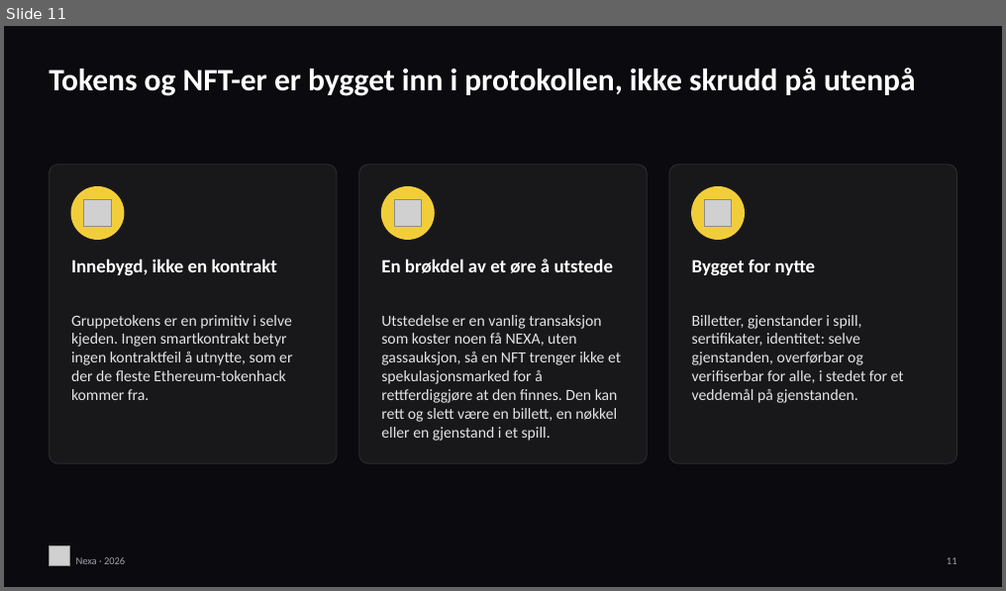
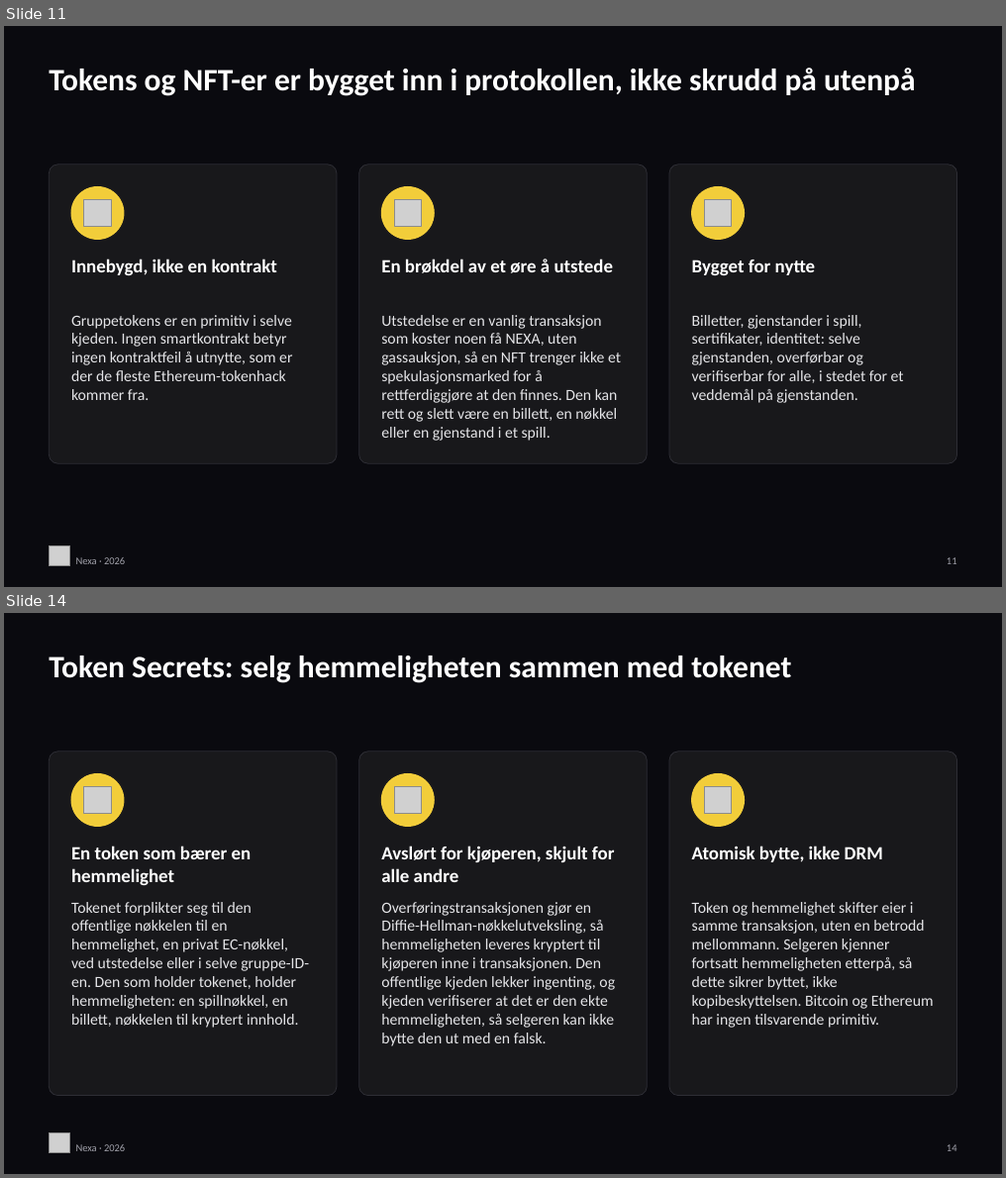
Before and after one commit to jQrgen/presentations, a slide deck: docs/nexa-vs-bitcoin-ethereum/Nexa-vs-Bitcoin-Ethereum-NO.pptx. Shown one above the other, each under a label of ours: slide 11 before the commit, slides 11 and 14 after it; the slides between them are not shown. The pictures are 1006x591 and 1006x1178 pixels, drawn with LibreOffice and Linux fonts; fonts in the diff are those of the drawing; grey boxes stand for pictures. Boxes give left, top, right and bottom in pixels: in the first picture for what was removed or moved away, otherwise in the second. Text is boxed around its words. In the diff, an @@ line names an element or a change of style, - is before the commit and + after.

Commit message:
Nexa deck: authority batons, Token Secrets, wallet identity and payments, Tailstorm (19 slides)

```diff
--- a/docs/nexa-vs-bitcoin-ethereum/Nexa-vs-Bitcoin-Ethereum-NO.pptx
+++ b/docs/nexa-vs-bitcoin-ethereum/Nexa-vs-Bitcoin-Ethereum-NO.pptx
@@ slide 14 added at (4, 613, 1002, 1174), background #0A0A0F @@
@@ text added at (49, 656, 791, 683), 30 pt, text #FFFFFF, bold @@
+Token Secrets: selg hemmeligheten sammen med tokenet
@@ rounded rectangle added at (49, 752, 337, 1096), fill #18181B, outline #2E2E35 0.75 pt @@
@@ rounded rectangle added at (358, 752, 647, 1096), fill #18181B, outline #2E2E35 0.75 pt @@
@@ rounded rectangle added at (669, 752, 957, 1096), fill #18181B, outline #2E2E35 0.75 pt @@
@@ ellipse added at (71, 774, 124, 827), fill #F2CD3A, outline #F2CD3A 1 pt @@
@@ picture added at (84, 786, 111, 814) @@
@@ ellipse added at (381, 774, 434, 827), fill #F2CD3A, outline #F2CD3A 1 pt @@
@@ picture added at (394, 786, 421, 814) @@
@@ ellipse added at (692, 774, 745, 827), fill #F2CD3A, outline #F2CD3A 1 pt @@
@@ picture added at (705, 786, 732, 814) @@
@@ text added at (71, 846, 252, 886), 18 pt, text #FFFFFF, bold @@
+En token som bærer en hemmelighet
@@ text added at (381, 846, 615, 882), 18 pt, text #FFFFFF, bold @@
+Avslørt for kjøperen, skjult for alle andre
@@ text added at (692, 846, 883, 862), 18 pt, text #FFFFFF, bold @@
+Atomisk bytte, ikke DRM
@@ text added at (71, 902, 309, 1028), 15 pt, text #E4E4E7 @@
+Tokenet forplikter seg til den offentlige nøkkelen til en hemmelighet, en privat EC-nøkkel, ved utstedelse eller i selve gruppe-ID-en. Den som holder tokenet, holder hemmeligheten: en spillnøkkel, en billett, nøkkelen til kryptert innhold.
@@ text added at (381, 902, 615, 1047), 15 pt, text #E4E4E7 @@
+Overføringstransaksjonen gjør en Diffie-Hellman-nøkkelutveksling, så hemmeligheten leveres kryptert til kjøperen inne i transaksjonen. Den offentlige kjeden lekker ingenting, og kjeden verifiserer at det er den ekte hemmeligheten, så selgeren kan ikke bytte den ut med en falsk.
@@ text added at (692, 902, 934, 1028), 15 pt, text #E4E4E7 @@
+Token og hemmelighet skifter eier i samme transaksjon, uten en betrodd mellommann. Selgeren kjenner fortsatt hemmeligheten etterpå, så dette sikrer byttet, ikke kopibeskyttelsen. Bitcoin og Ethereum har ingen tilsvarende primitiv.
@@ picture added at (49, 1134, 70, 1154) @@
@@ text added at (76, 1145, 125, 1152), 10 pt, text #A1A1AA @@
+Nexa · 2026
@@ text added at (946, 1145, 957, 1152), 10 pt, text #A1A1AA @@
+14
```
Also in this commit, not shown: 6 slides changed, 2 other slides added, 27 other files.
